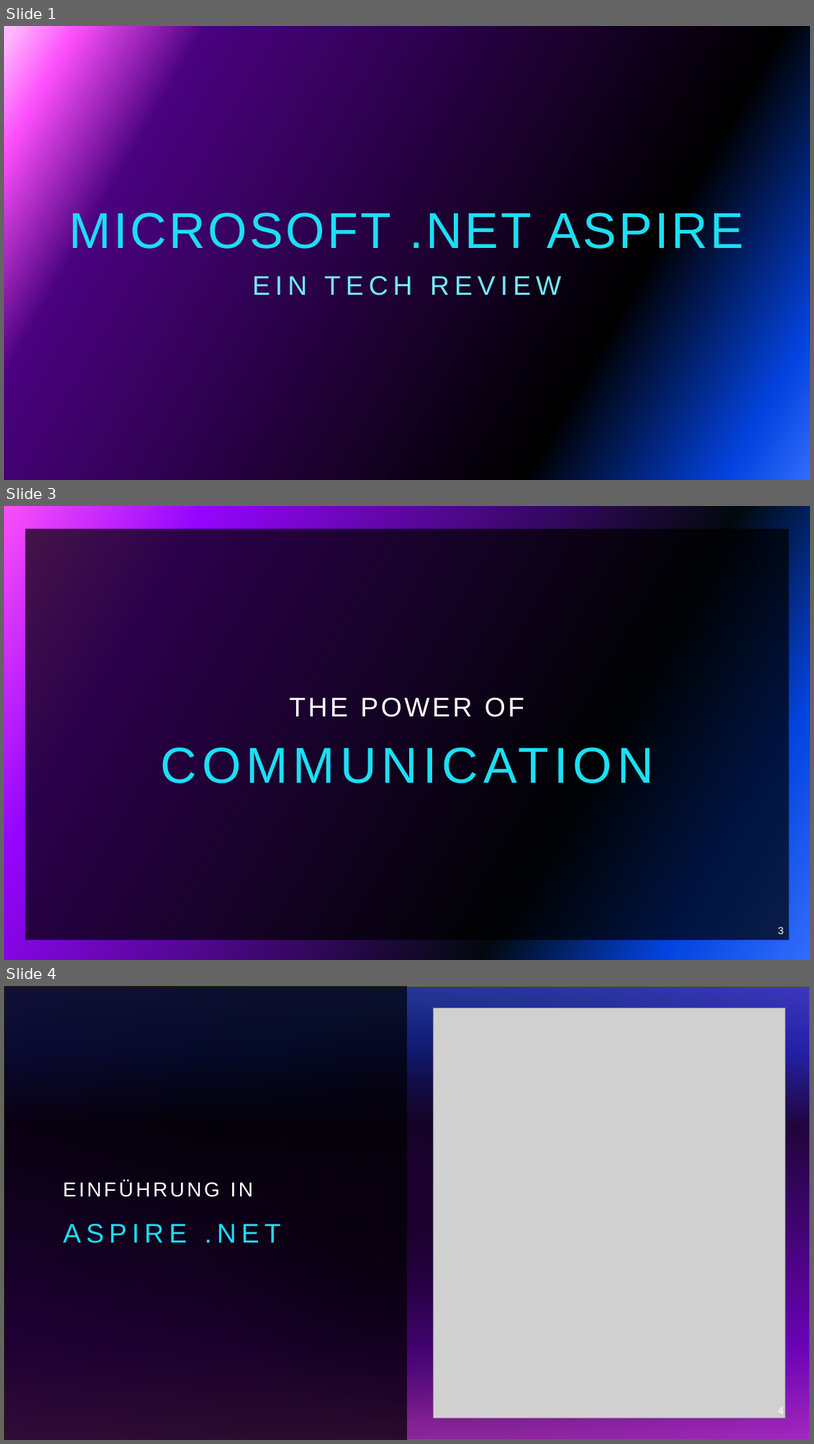
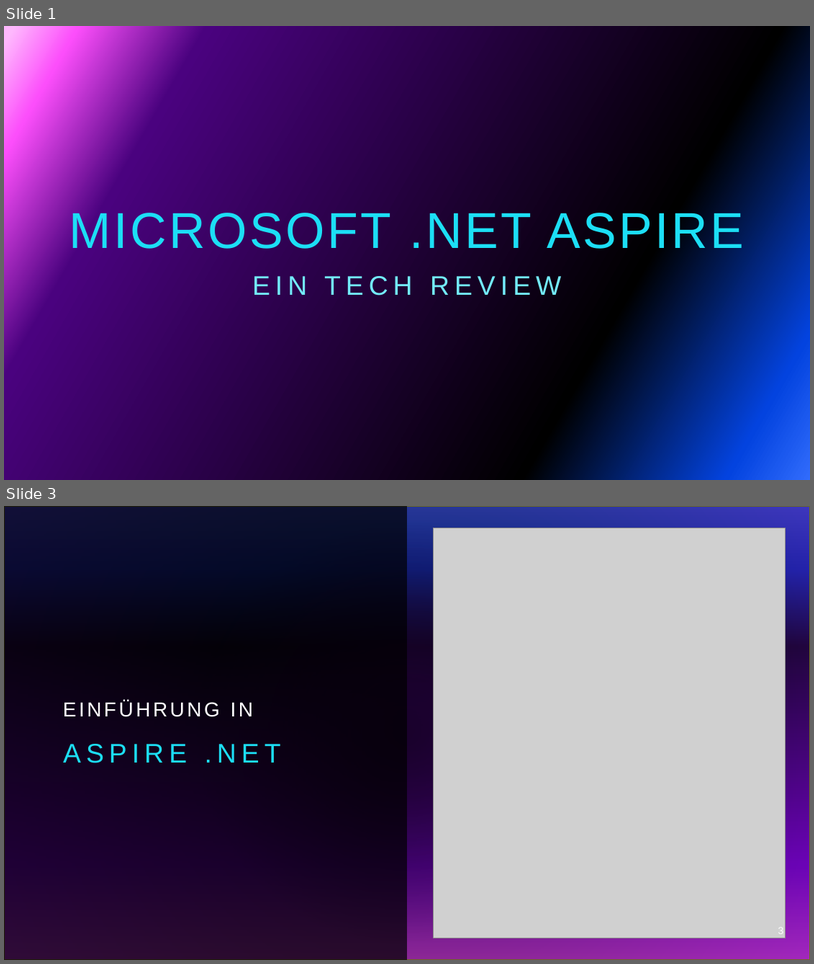
Before and after one commit to zuercheram/aspire-prototype, a slide deck: doc/project-presentation/aspire-semester-arbeit.pptx. Shown one above the other, each under a label of ours: slides 1, 3 and 4 before the commit, slides 1 and 3 after it; the slides between them are not shown. The pictures are 814x1444 and 814x964 pixels, drawn with LibreOffice and Linux fonts; fonts in the diff are those of the drawing; grey boxes stand for pictures; background and template pictures are left out. Boxes give left, top, right and bottom in pixels: in the first picture for what was removed or moved away, otherwise in the second. Text is boxed around its words. In the diff, an @@ line names an element or a change of style, - is before the commit and + after.

```diff
--- a/doc/project-presentation/aspire-semester-arbeit.pptx
+++ b/doc/project-presentation/aspire-semester-arbeit.pptx
@@ slide 3 removed at (x1=4, y1=506, x2=810, y2=960), background gradient #316CFC to #0343DF to #02090E to #9405FC to #FC4EFB @@
@@ rectangle removed at (x1=25, y1=529, x2=790, y2=939) @@
@@ title removed at (x1=289, y1=698, x2=525, y2=717) @@
-THE POWER OF
@@ subtitle removed at (x1=25, y1=736, x2=790, y2=894) @@
-COMMUNICATION
@@ page number removed at (x1=779, y1=926, x2=784, y2=934) @@
-3
@@ what was slide 4 is now slide 3 @@
@@ page number at (x1=779, y1=927, x2=784, y2=934): text changed @@
-4
+3
```
Also in this commit, not shown: 3 slides changed, 1 other slide removed, 1 other file.
